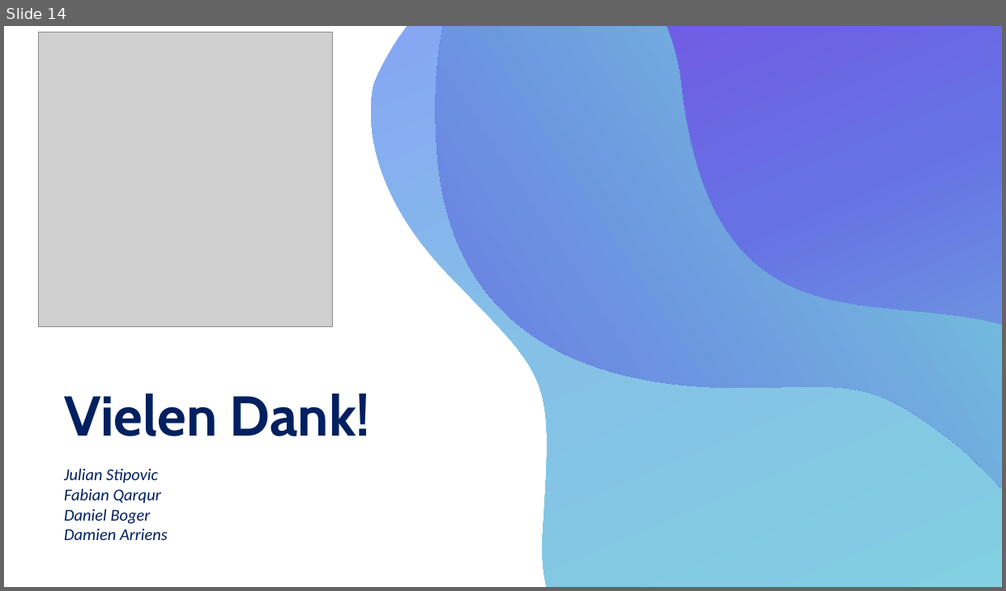
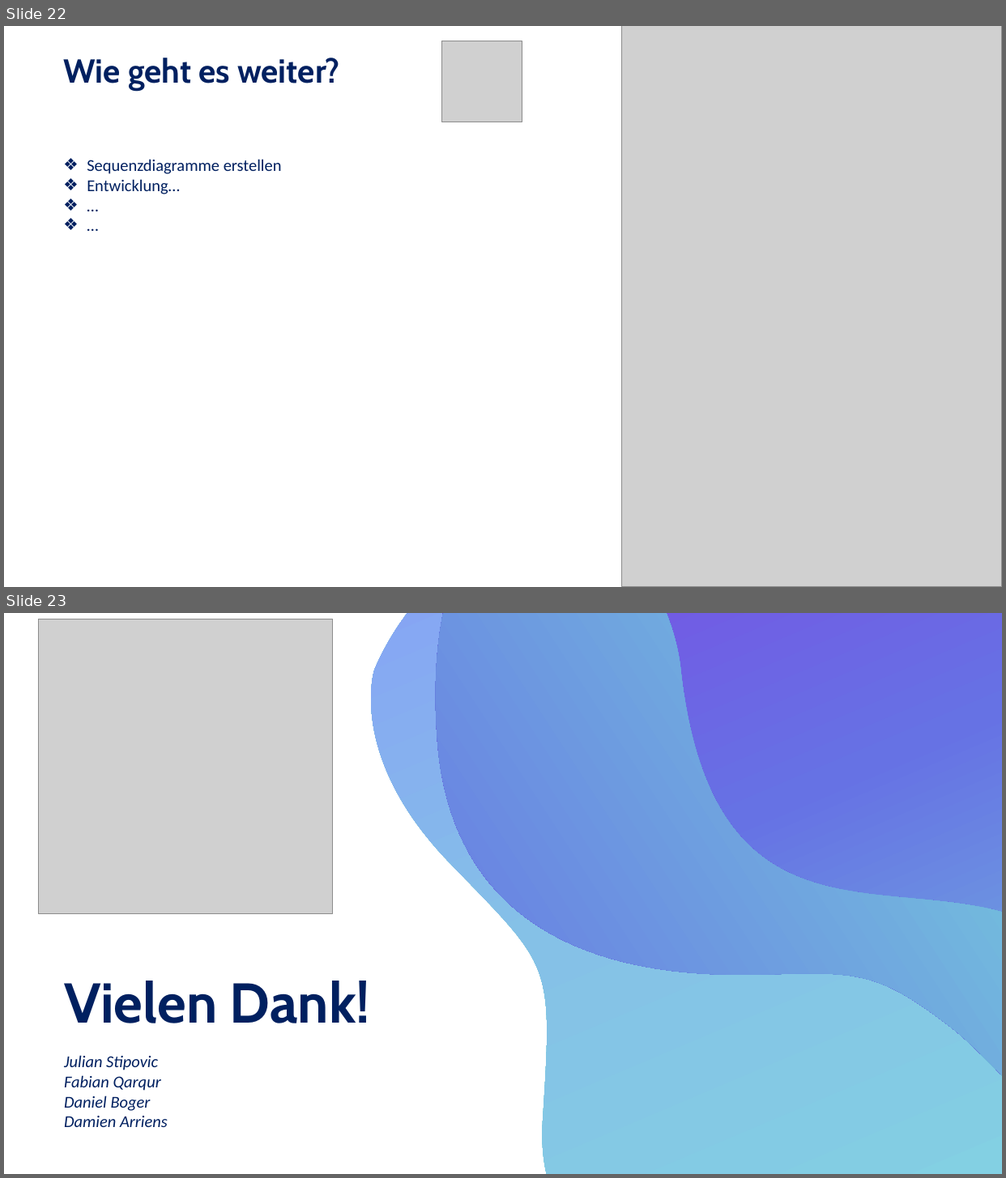
Before and after one commit to DaM1eN02/product-navigator-back-end, a slide deck: Fallstudie/Zwischenpräsentation.pptx. Shown one above the other, each under a label of ours: slide 14 before the commit, slides 22 and 23 after it. The pictures are 1006x591 and 1006x1178 pixels, drawn with LibreOffice and Linux fonts; fonts in the diff are those of the drawing; grey boxes stand for pictures. Boxes give left, top, right and bottom in pixels: in the first picture for what was removed or moved away, otherwise in the second. Text is boxed around its words. In the diff, an @@ line names an element or a change of style, - is before the commit and + after.

```diff
--- a/Fallstudie/Zwischenpräsentation.pptx
+++ b/Fallstudie/Zwischenpräsentation.pptx
@@ slide 22 added at box(4, 26, 1002, 587), background #FFFFFF @@
@@ picture added at box(442, 41, 522, 122) @@
@@ picture added at box(621, 26, 1002, 587) @@
@@ text added at box(63, 58, 339, 91), 32 pt, text #002060, bold @@
+Wie geht es weiter?
@@ text added at box(87, 159, 282, 194), 16 pt, text #002060 @@
+❖ Sequenzdiagramme erstellen
+❖ Entwicklung…
+❖ …
+❖ …
@@ what was slide 14 is now slide 23 @@
```
Also in this commit, not shown: 8 slides changed, 8 other slides added.
